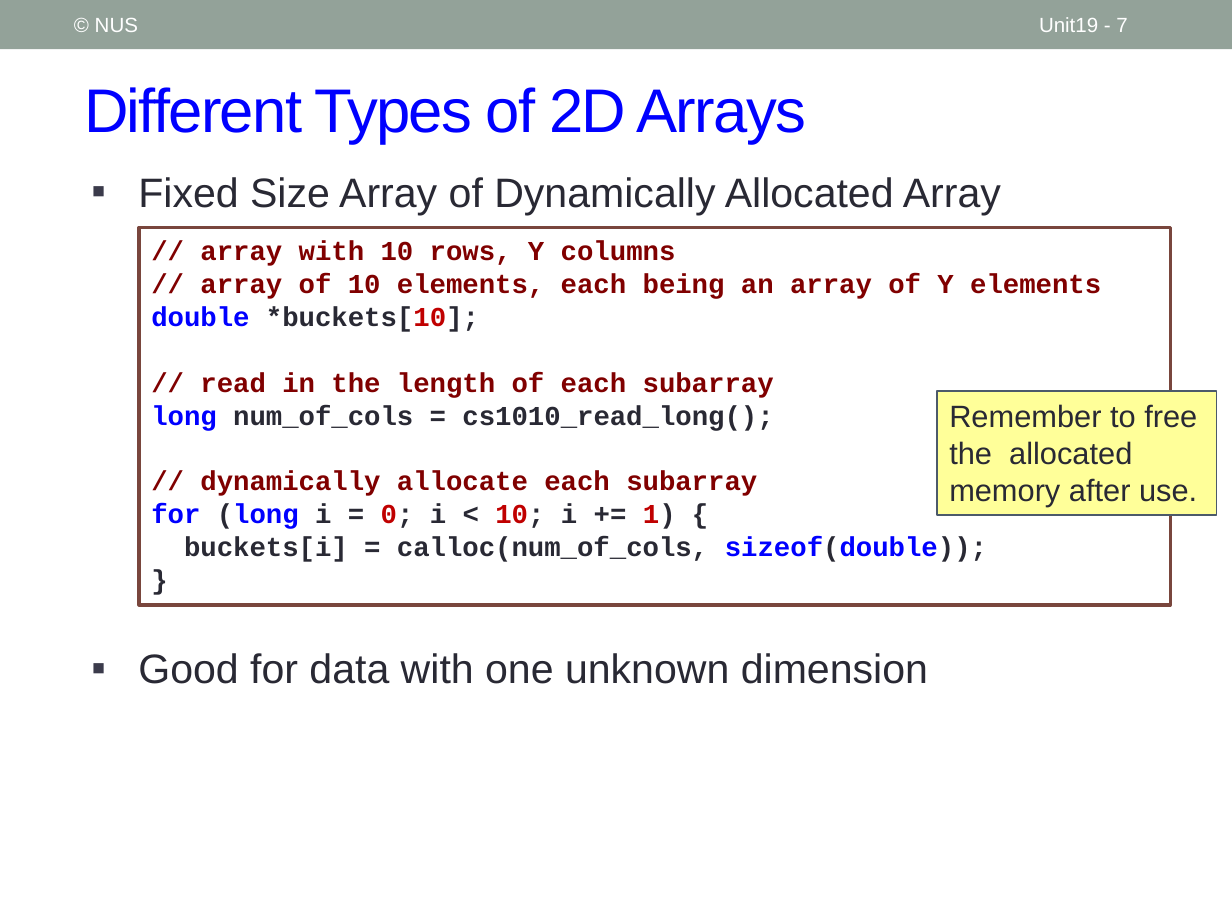
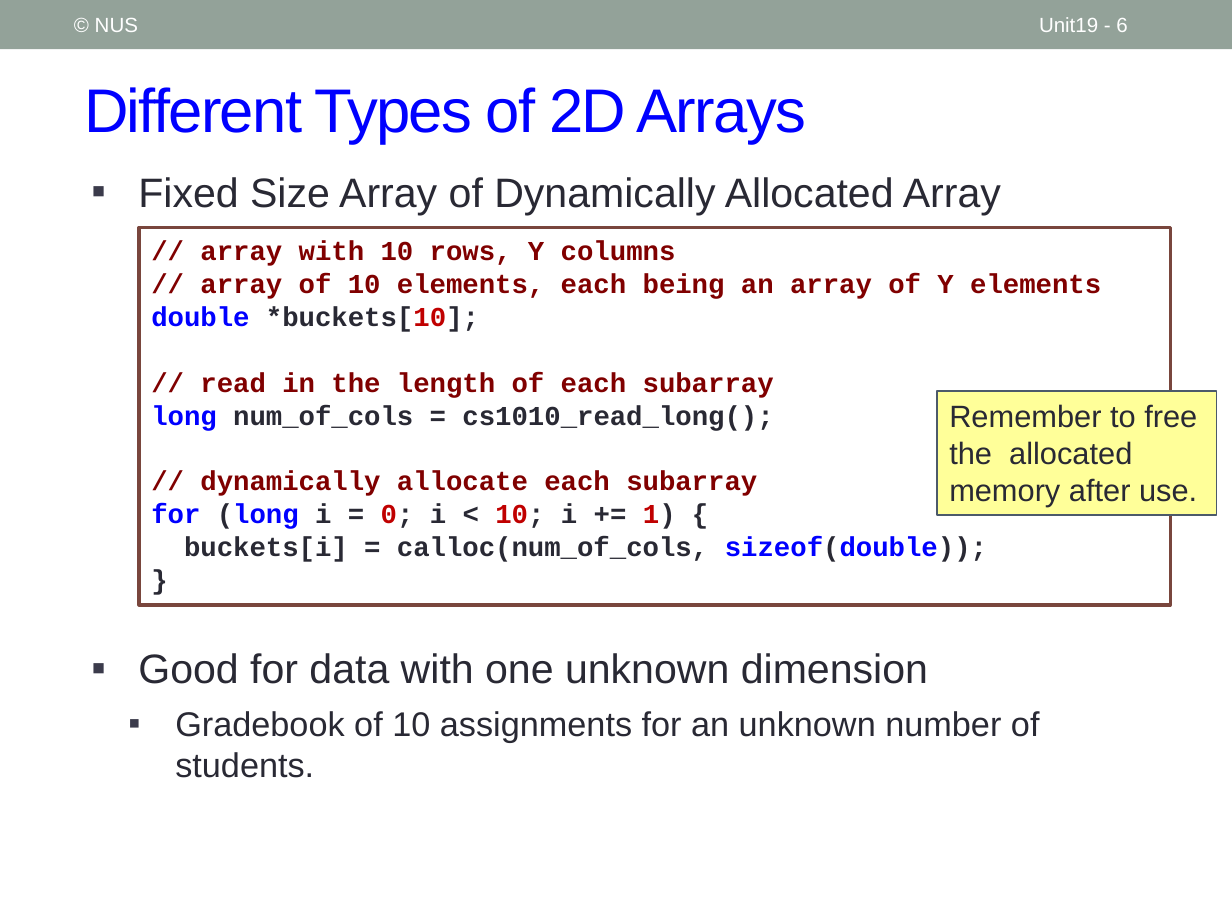
Before and after one commit to nus-cs1010-2021-s2/website, a slide deck: slide 6 of slides/Unit19_Multi-Dimensional Arrays.pptx (slide 7 before the commit). Drawn at 1232x924 pixels with LibreOffice and Linux fonts; fonts in the diff are those of the drawing. Boxes give left, top, right and bottom in pixels: in the first picture for what was removed or moved away, otherwise in the second. Text is boxed around its words. In the diff, an @@ line names an element or a change of style, - is before the commit and + after.

```diff
--- a/slides/Unit19_Multi-Dimensional Arrays.pptx
+++ b/slides/Unit19_Multi-Dimensional Arrays.pptx
@@ page number at <box>1039,17,1127,32</box>: text changed @@
-Unit19 - 7
+Unit19 - 6
@@ text at <box>175,711,1040,778</box>: paragraph added @@
+  ▪ Gradebook of 10 assignments for an unknown number of students.
```
Also in this commit, not shown: 4 other slides changed, 1 slide removed, 4 other files.
